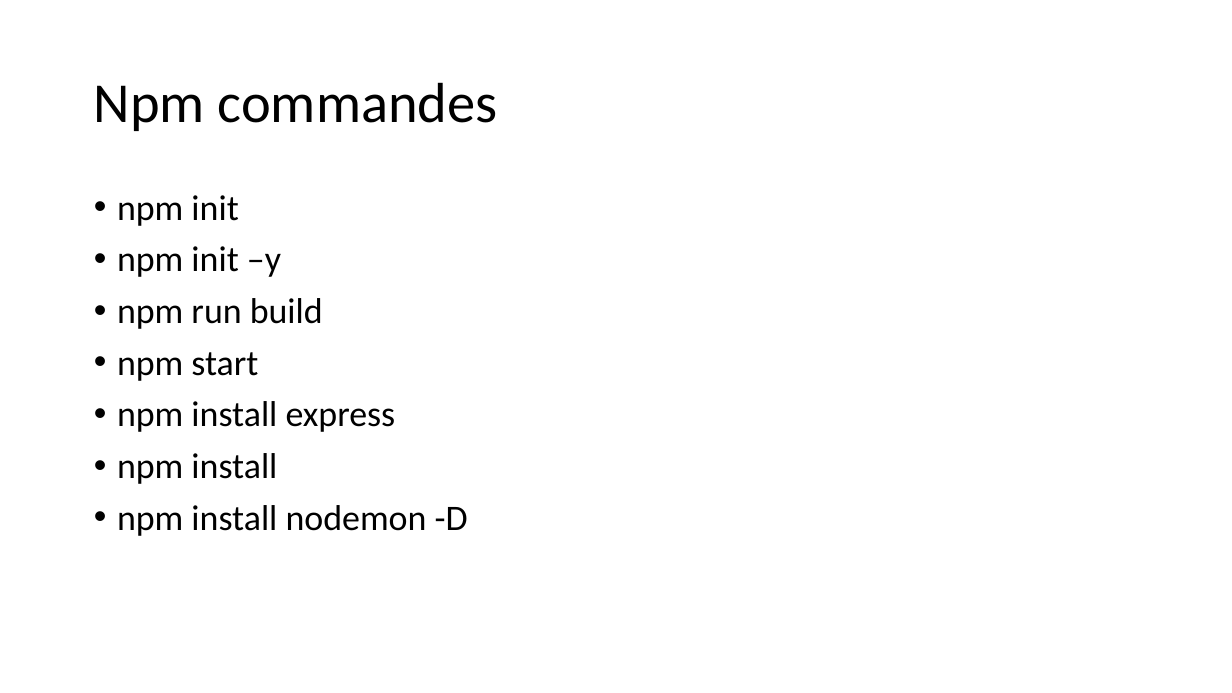
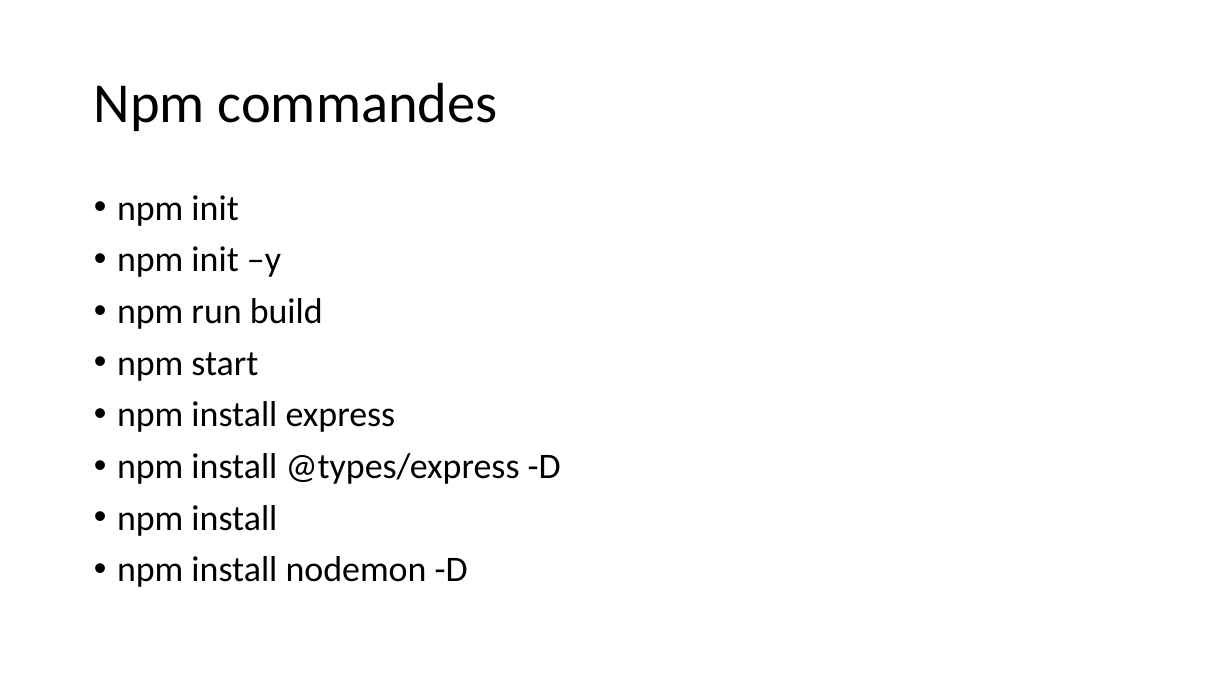
Before and after one commit to jlg-formation/agucv1-mai-2022, a slide deck: slide 8 of notes.pptx. Drawn at 1232x693 pixels with LibreOffice and Linux fonts; fonts in the diff are those of the drawing. Boxes give left, top, right and bottom in pixels: in the first picture for what was removed or moved away, otherwise in the second. Text is boxed around its words. In the diff, an @@ line names an element or a change of style, - is before the commit and + after.

Commit message:
doc: updated powerpoint

```diff
--- a/notes.pptx
+++ b/notes.pptx
@@ text at <box>117,453,561,484</box>: paragraph added @@
+• npm install @types/express -D
```
Also in this commit, not shown: 3 other slides changed, 7 slides added.
